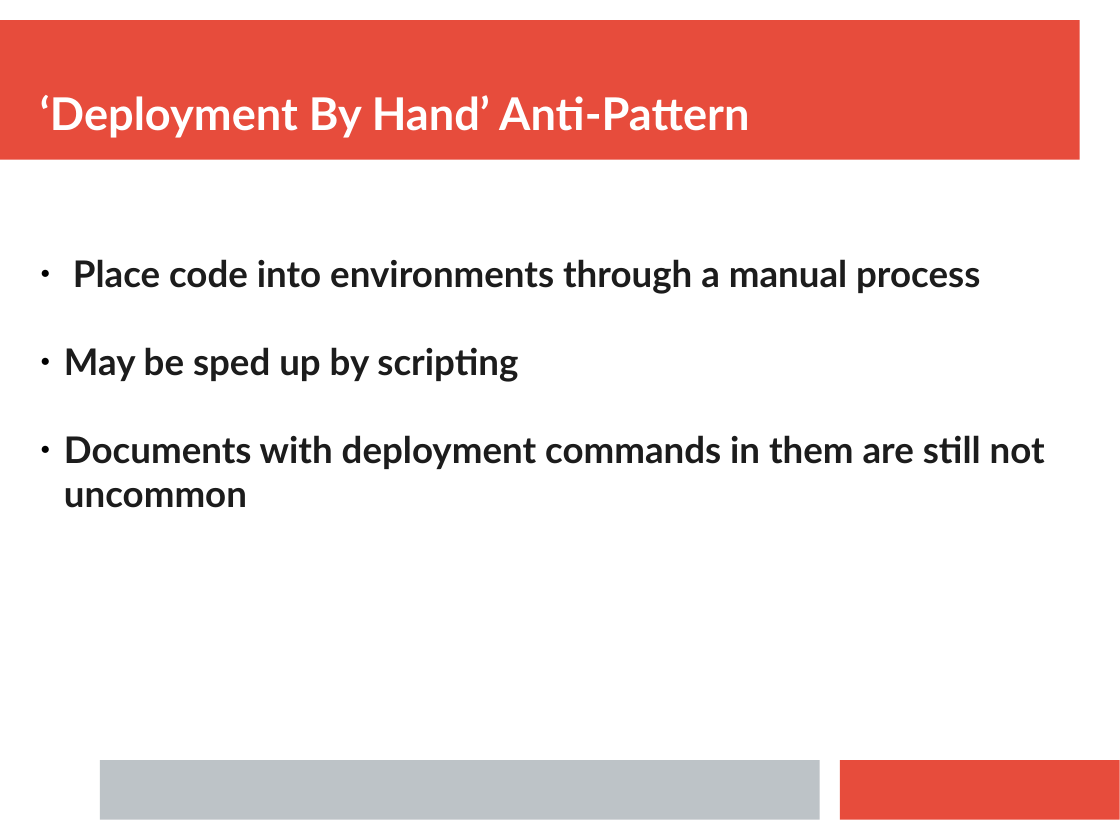
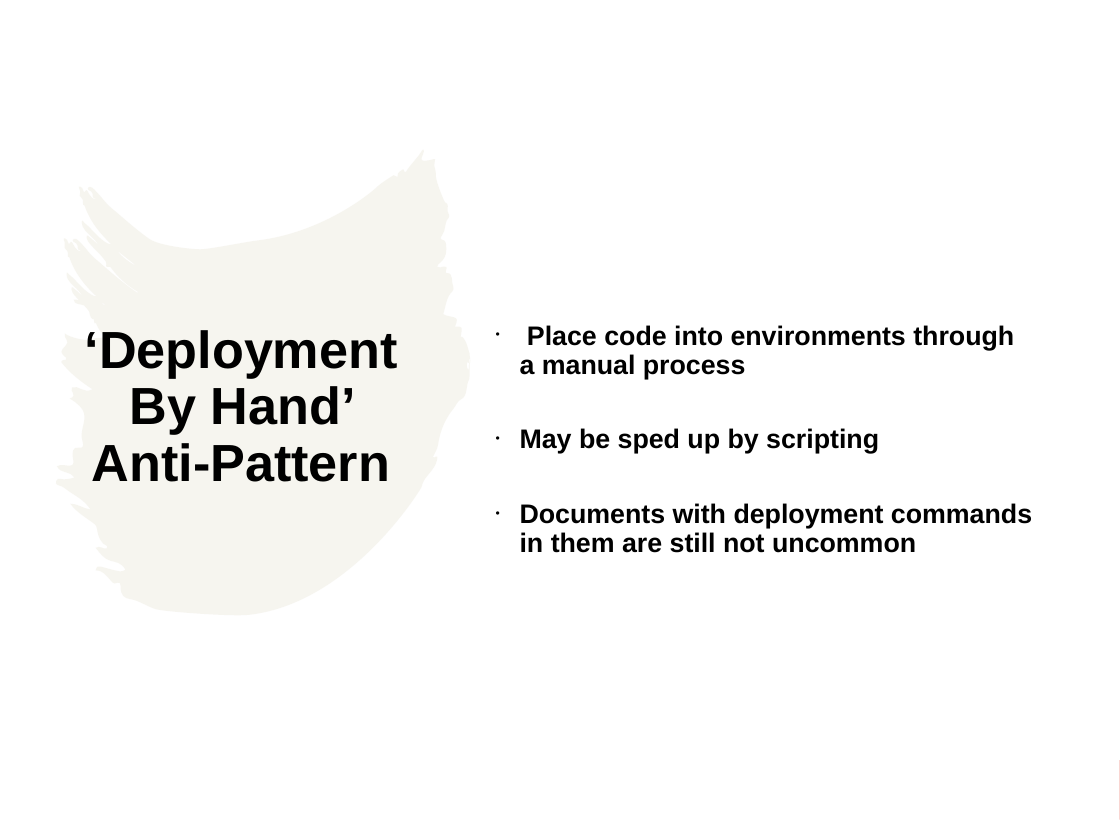
Before and after one commit to ianmiell/gitops-first-steps, a slide deck: slide 9 of slides/gitops_first_steps.pptx. Drawn at 1120x840 pixels with LibreOffice and Linux fonts; fonts in the diff are those of the drawing. Boxes give left, top, right and bottom in pixels: in the first picture for what was removed or moved away, otherwise in the second. Text is boxed around its words. In the diff, an @@ line names an element or a change of style, - is before the commit and + after.

```diff
--- a/slides/gitops_first_steps.pptx
+++ b/slides/gitops_first_steps.pptx
@@ rectangle added at (x1=0, y1=0, x2=1120, y2=840), fill #FFFFFF @@
@@ text "Place code into environments through ..." moved from (x1=64, y1=259, x2=1045, y2=508) to (x1=520, y1=325, x2=1032, y2=553) @@
@@ text "Place code into environments through ..." at (x1=520, y1=325, x2=1032, y2=553): size 26 to 19 pt, font Lato to Arial, text colour #1C1C1C to #000000; bullet ● to •; line spacing 1 to 0.9; more space between paragraphs; vertical alignment top to middle @@
@@ freeform shape added at (x1=56, y1=149, x2=471, y2=616), fill #EEECE1 at 50% opacity @@
@@ text "‘Deployment By Hand’ Anti-Pattern" moved from (x1=40, y1=95, x2=749, y2=138) to (x1=85, y1=330, x2=398, y2=482) @@
@@ text "‘Deployment By Hand’ Anti-Pattern" at (x1=85, y1=330, x2=398, y2=482): size 32 to 37 pt, font Lato to Arial, text colour #FFFFFF to #000000; alignment left to centre; line spacing 1 to 0.9; more space between paragraphs; vertical alignment bottom to middle @@
@@ rectangle removed at (x1=100, y1=760, x2=819, y2=820) @@
```
Also in this commit, not shown: 33 other slides changed, 1 other file.
